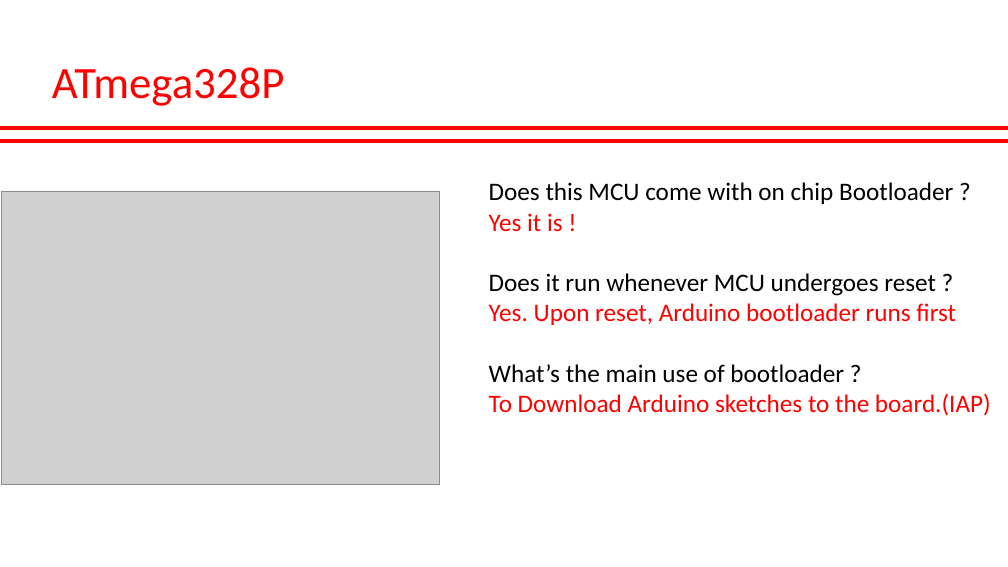
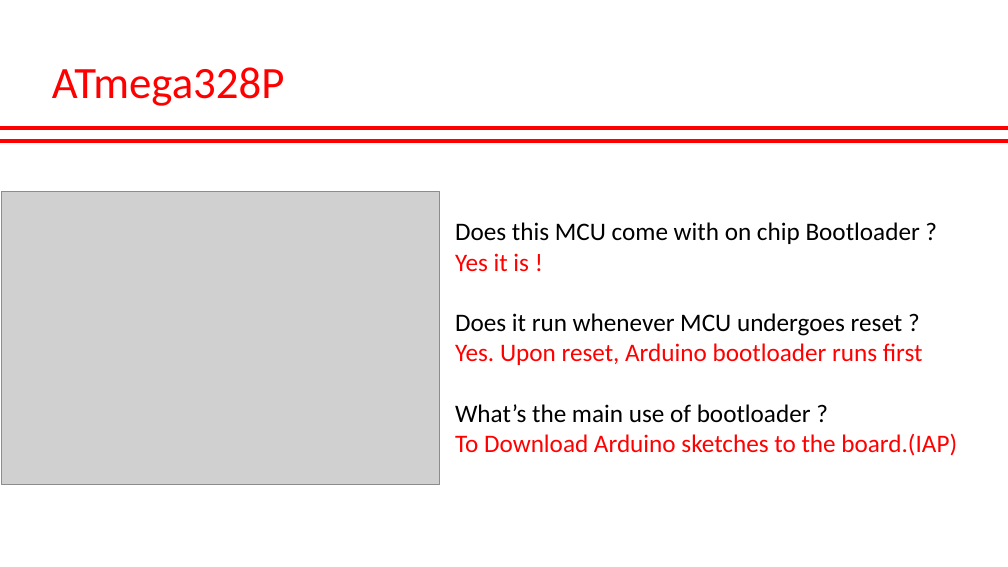
Before and after one commit to SwaroopKaimal/STM32_Bootloader, a slide deck: slide 2 of Docs/Course_PPT.pptx. Drawn at 1008x567 pixels with LibreOffice and Linux fonts; fonts in the diff are those of the drawing; grey boxes stand for pictures. Boxes give left, top, right and bottom in pixels: in the first picture for what was removed or moved away, otherwise in the second. Text is boxed around its words. In the diff, an @@ line names an element or a change of style, - is before the commit and + after.

```diff
--- a/Docs/Course_PPT.pptx
+++ b/Docs/Course_PPT.pptx
@@ text "Does this MCU come with ...": place and size @@
-text "Does this MCU come with ..." at (489,182,991,416)
+text "Does this MCU come with ..." at (455,222,957,456)
```
Also in this commit, not shown: 3 other slides changed, 17 other files.
